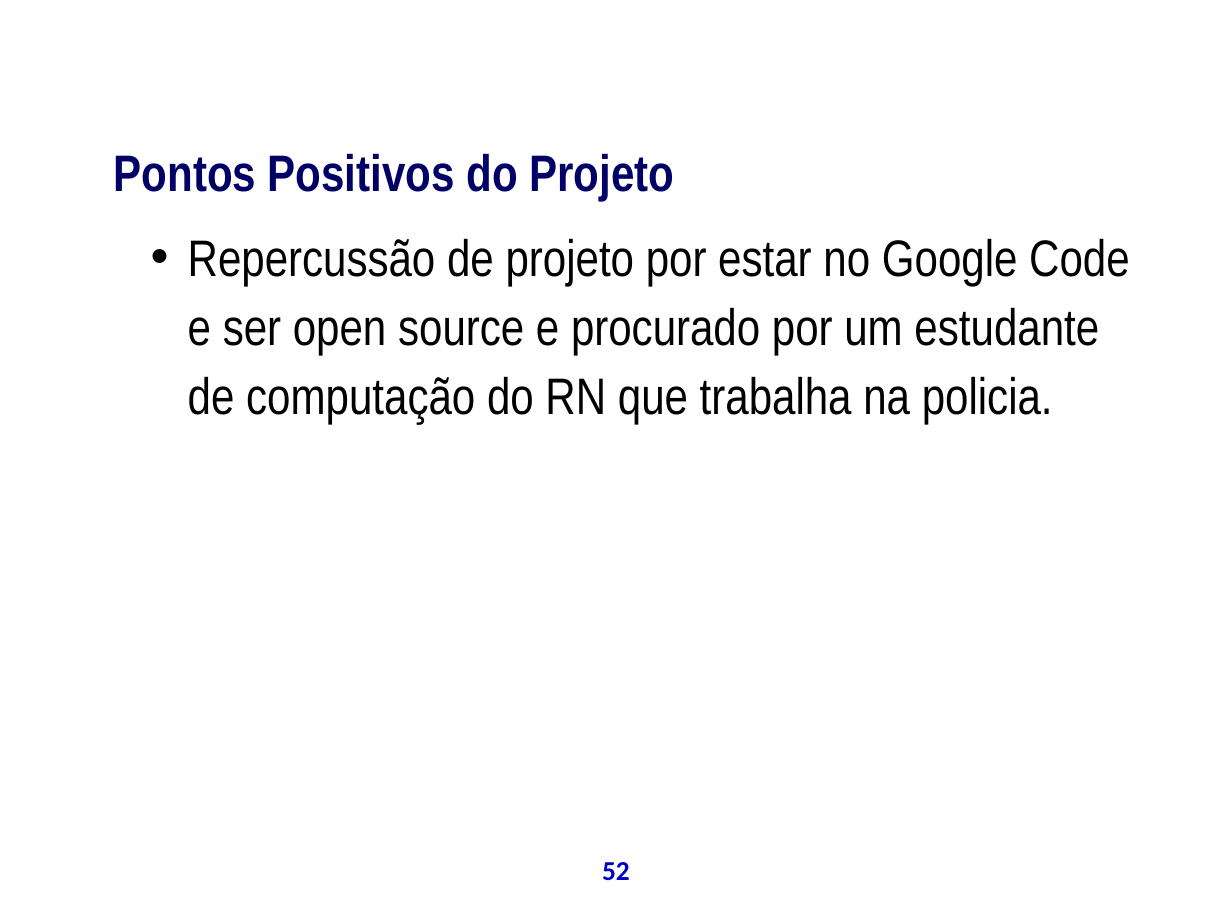
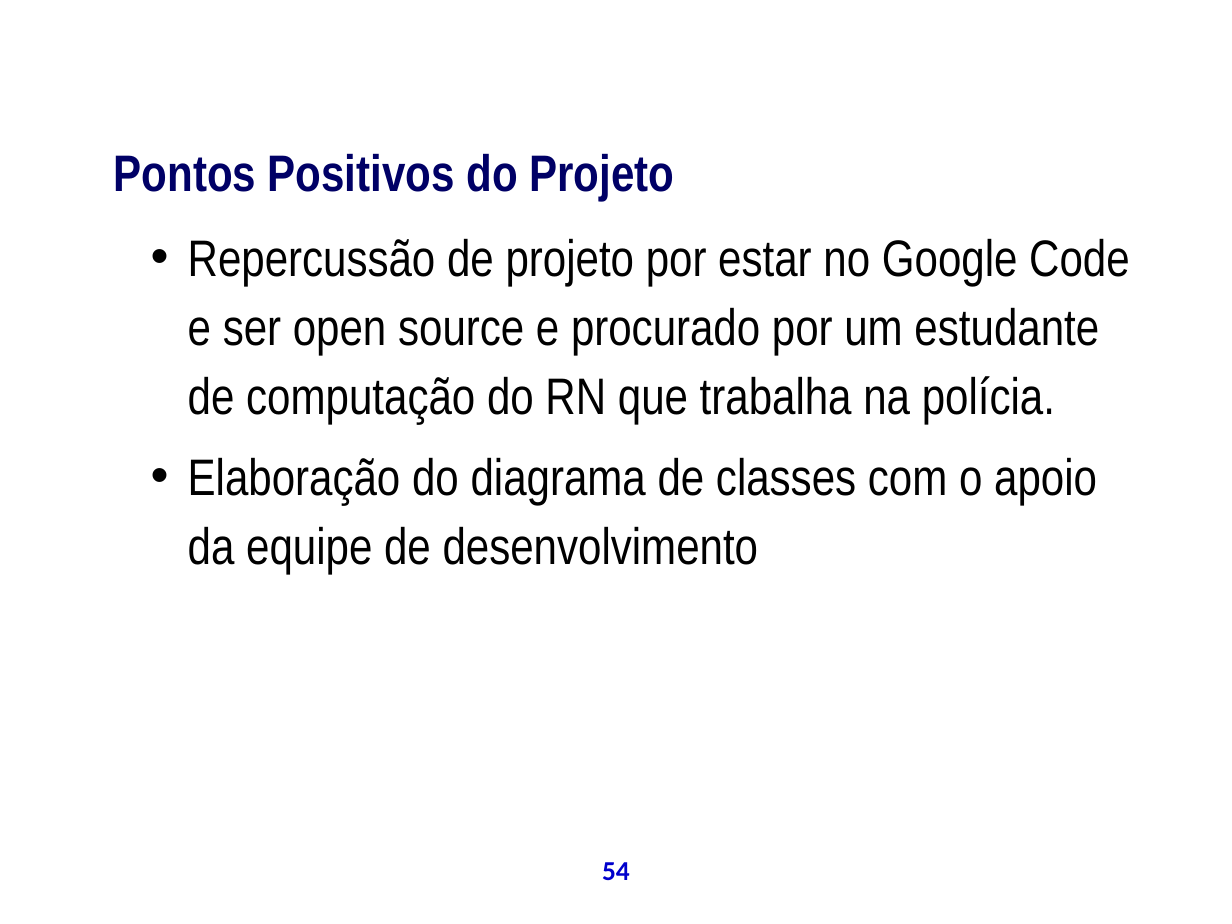
Before and after one commit to theoziran/sislodim, a slide deck: slide 54 of documentos/ProjetoPSA/Apresentação Final.ppt (slide 52 before the commit). Drawn at 1232x924 pixels with LibreOffice and Linux fonts; fonts in the diff are those of the drawing; background and template pictures are left out. Boxes give left, top, right and bottom in pixels: in the first picture for what was removed or moved away, otherwise in the second. Text is boxed around its words. In the diff, an @@ line names an element or a change of style, - is before the commit and + after.

```diff
--- a/documentos/ProjetoPSA/Apresentação Final.ppt
+++ b/documentos/ProjetoPSA/Apresentação Final.ppt
@@ text at box(188, 238, 1130, 574): text changed @@
-  • Repercussão de projeto por estar no Google Code e ser open source e procurado por um estudante de computação do RN que trabalha na policia.
+  • Repercussão de projeto por estar no Google Code e ser open source e procurado por um estudante de computação do RN que trabalha na polícia.
+  • Elaboração do diagrama de classes com o apoio da equipe de desenvolvimento
@@ page number at box(602, 862, 630, 880): text changed @@
-52
+54
```
Also in this commit, not shown: 46 other slides changed, 4 slides added, 1 slide removed.
